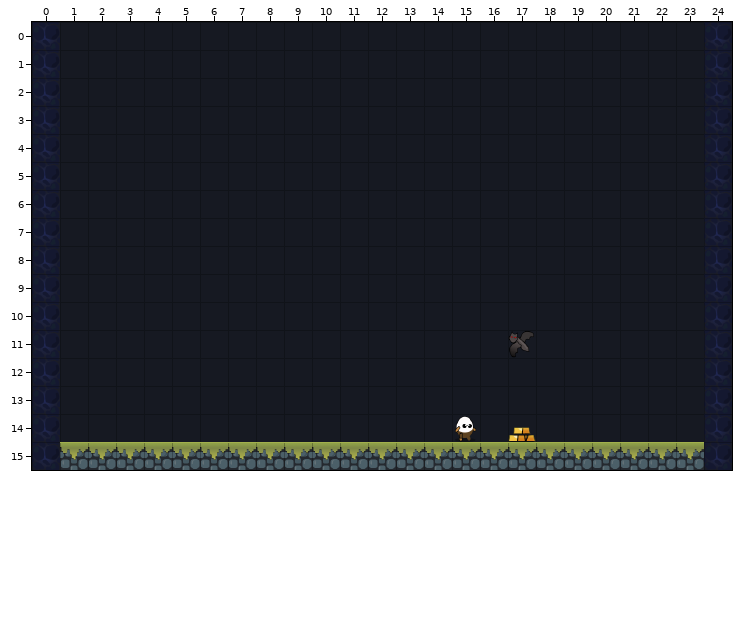
An edit to a level. Tiled map (JSON), res/levels/level1.json. Above, as it was before the edit.
Cells are 48x48 px. Shown: x 0..24, y 0..15.
Now the later version:
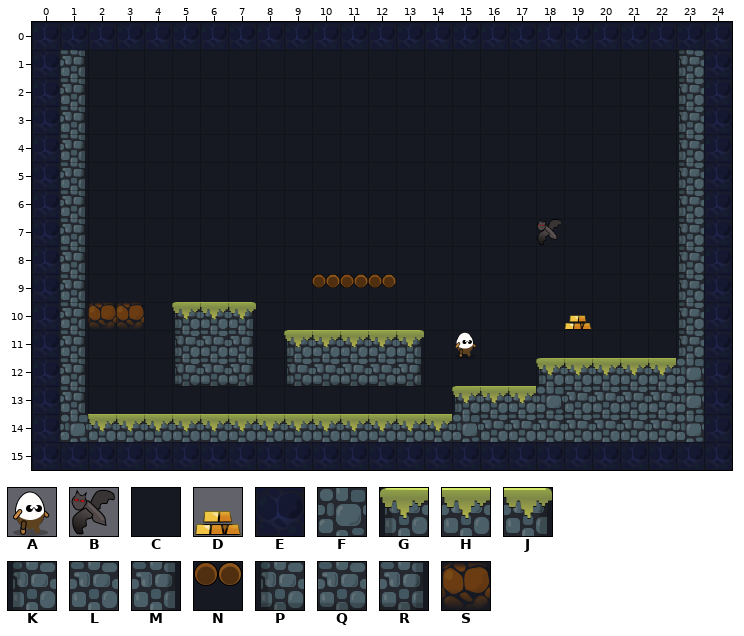
Key: from "bravedigger-tiles": A 4, B 13, C 20, D 25, E 30, F 31, G 32, H 33, J 34, K 42, L 43, M 44, N 50, P 52, Q 53, R 54, S 55.
_ is an empty cell.
Objects are placed by their top-left corner, in cells (3,4 is the top-left corner of cell 3,4); size is 1x1 cell unless given.
Edits made:
Layer "Level":
y 0: x 1..23 CCCCCCCCCCCCCCCCCCCCCCC -> EEEEEEEEEEEEEEEEEEEEEEE
y 1..8: x 1 C -> M; x 23 C -> K
y 9: x 1 C -> M; x 10..12 CCC -> NNN; x 23 C -> K
y 10: x 1..3 CCC -> MSS; x 5..7 CCC -> GHJ; x 23 C -> K
y 11: x 1 C -> M; x 5..7 CCC -> KLM; x 9..13 CCCCC -> GHHHJ; x 23 C -> K
y 12: x 1 C -> M; x 5..7 CCC -> PQR; x 9..13 CCCCC -> PQQQR; x 18..23 CCCCCC -> GHHHHF
y 13: x 1 C -> M; x 15..23 CCCCCCCCC -> GHHFLLLLF
y 14: x 1..23 CCCCCCCCCCCCCCCCCCCCCCC -> FHHHHHHHHHHHHHFLLLLLLLF
y 15: x 1..23 HHHHHHHHHHHHHHHHHHHHHHH -> EEEEEEEEEEEEEEEEEEEEEEE
Layer "Entities":
added: B "Bat" at 18,7
added: D "Pickup" at 19,10
added: A "Hero" at 15,11
removed: B at 17,11
removed: A "Hero" at 15,14
removed: D at 17,14
Changed places in both pictures, as pixel boxes (x1, y1, x2, y2):
changed: (60, 22, 704, 470)
